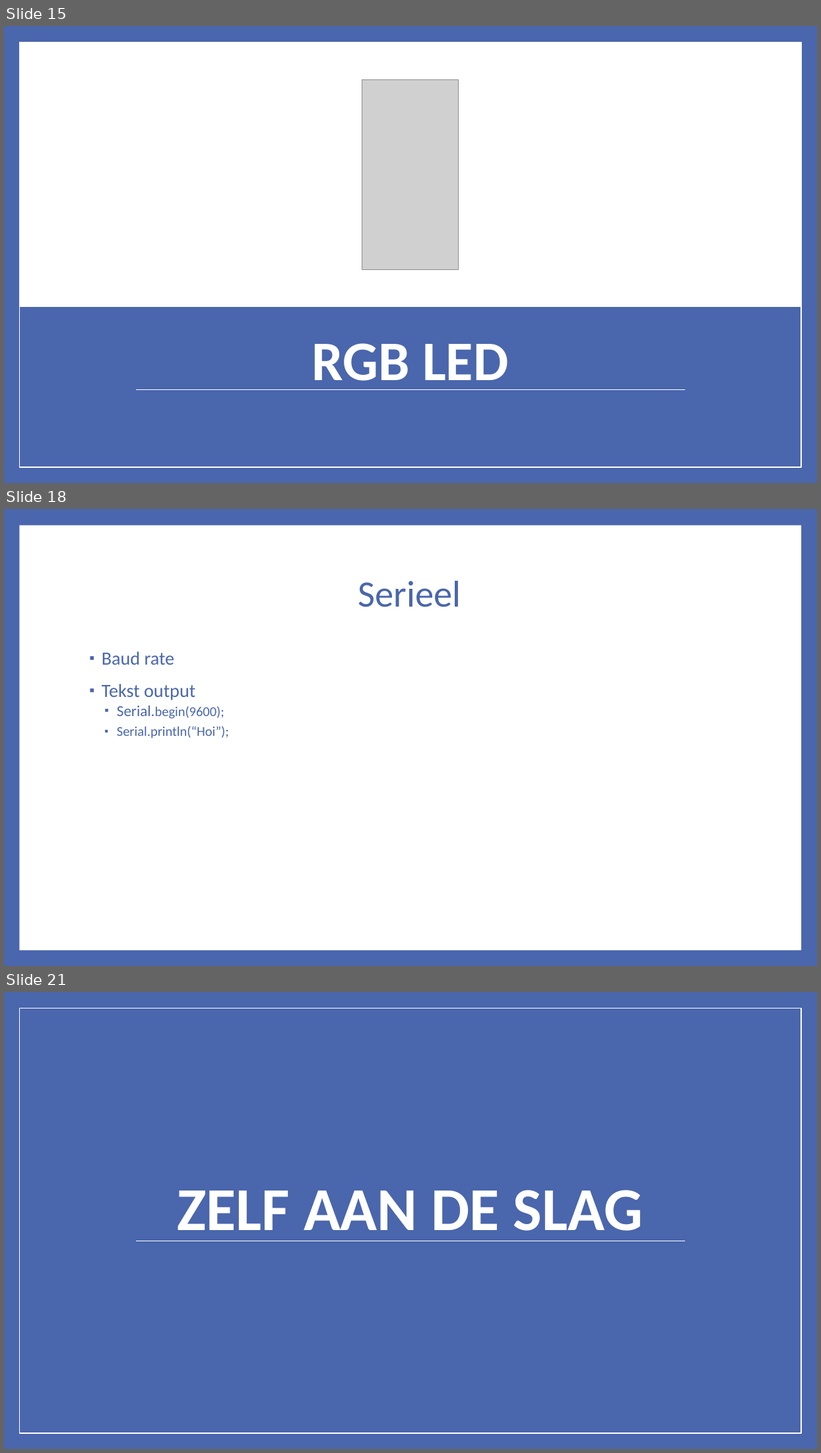
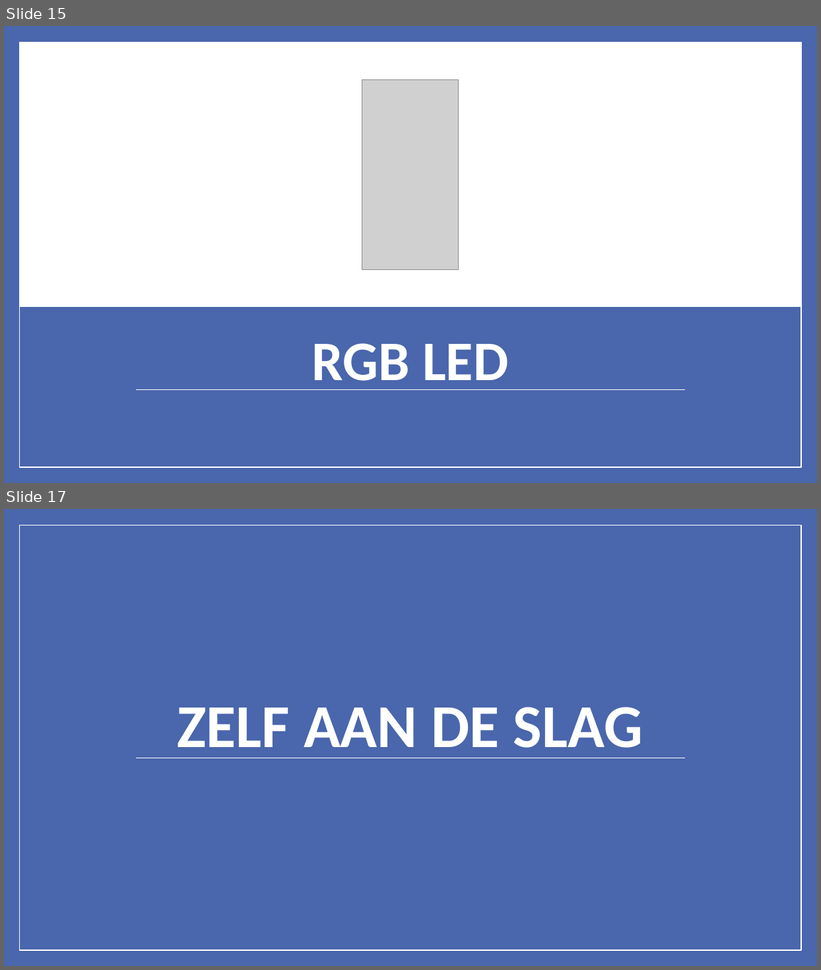
Before and after one commit to jeroenvanhattem/Arduino-Workshop, a slide deck: Documents/Arduino Advanced.pptx. Shown one above the other, each under a label of ours: slides 15, 18 and 21 before the commit, slides 15 and 17 after it; the slides between them are not shown. The pictures are 821x1453 and 821x970 pixels, drawn with LibreOffice and Linux fonts; fonts in the diff are those of the drawing; grey boxes stand for pictures. Boxes give left, top, right and bottom in pixels: in the first picture for what was removed or moved away, otherwise in the second. Text is boxed around its words. In the diff, an @@ line names an element or a change of style, - is before the commit and + after.

```diff
--- a/Documents/Arduino Advanced.pptx
+++ b/Documents/Arduino Advanced.pptx
@@ slide 18 removed at <box>4,509,817,966</box>, background #4A66AC @@
@@ rectangle removed at <box>19,525,801,951</box> @@
@@ title removed at <box>358,581,461,607</box> @@
-Serieel
@@ text removed at <box>102,652,229,739</box> @@
-▪ Baud rate
-▪ Tekst output
-  ▪ Serial.begin(9600);
-  ▪ Serial.println(“Hoi”);
@@ what was slide 21 is now slide 17 @@
```
Also in this commit, not shown: 2 slides changed, 2 slides added, 5 other slides removed, 58 other files.
